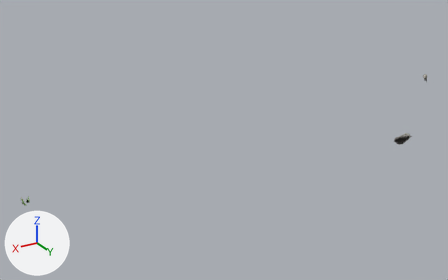
One commit to the glTF model www/proto3d/models/beth/tidewrack_sea/land4/stage1/meshes/arch_land_scatter_c21_21.glb: the scene before it, then after it.
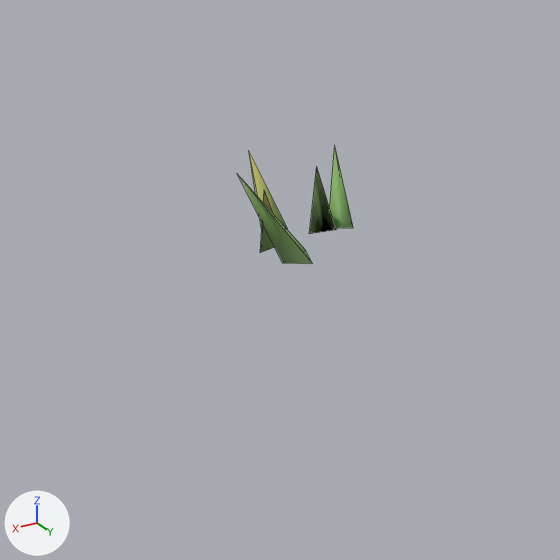
Old and new are each drawn whole from a 50 mm camera at (390.26, -474.36, 20.22) aimed at (368.89, -509.97, 2.41) and again close up on the part from 0% to 11% of the width and 65% to 82% of the height. The axes (+X, +Y, +Z) are drawn at lower left. The lights are the same throughout. The first two pictures are the older version. The close-ups show mesh edges as thin lines.

In view in the first close-up: 'arch_land_scatter_c21_21'.
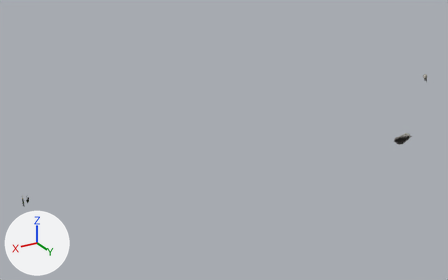
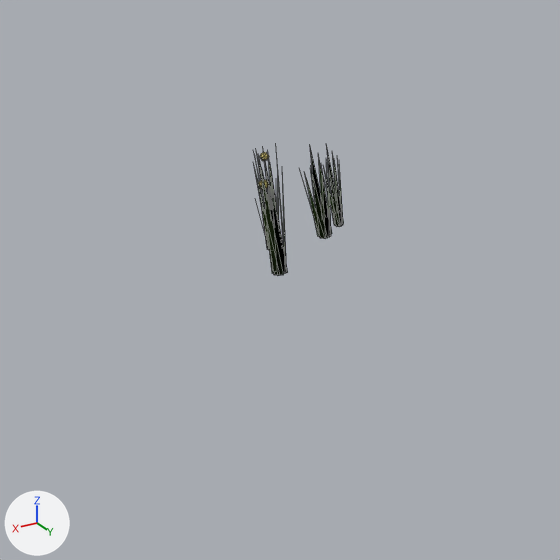
The change in detail:
me_arch_land_scatter_c21_21 is used by ob_arch_land_scatter_c21_21; location (0.0, 0.0, 0.0).
me_arch_land_scatter_c21_21 had 37 vertices, 41 faces and spanned x 348.8..383.5, y -511.0..-505.6, z 0.3..4.5.
me_arch_land_scatter_c21_21 now has 176 vertices, 111 faces and spans x 348.8..383.4, y -511.0..-505.6, z 0.3..4.5.
me_arch_land_scatter_c21_21 part 1: a new loose piece, an icosphere of 20 faces spanning x 383.296..383.348, y -510.763..-510.712, z 1.244..1.295, in mat_defaultmaterial.
me_arch_land_scatter_c21_21 part 2: a new loose piece, an icosphere of 20 faces spanning x 383.24..383.285, y -510.942..-510.897, z 1.318..1.363, in mat_defaultmaterial.
Part 3, on me_arch_land_scatter_c21_21:
10 vertices are removed from x 382.9..383.5, y -511.0..-510.3, z 0.9..1.6.
15 faces are deleted.
4 vertices move within x 383.0..383.3, y -510.9..-510.8, z 0.9.
103 vertices are added at x 382.9..383.4, y -511.0..-510.4, z 0.9..1.6.
22 new vertices lie (0.0, 0.0, 0.4) away from vertices in x 382.9..383.3, y -510.9..-510.7, z 0.9.
45 new faces join them.

Pixel boxes [x1, y1, x2, y2] of what changed, in the close-ups (560 x 560 px):
'arch_land_scatter_c21_21', reshaped: before [238, 145, 353, 264]; after [254, 145, 344, 276]
part 1 of me_arch_land_scatter_c21_21, added: after [259, 180, 269, 190]
part 2 of me_arch_land_scatter_c21_21, added: after [259, 152, 269, 161]
part 3 of me_arch_land_scatter_c21_21, reshaped: before [238, 145, 353, 264]; after [254, 145, 344, 276]
